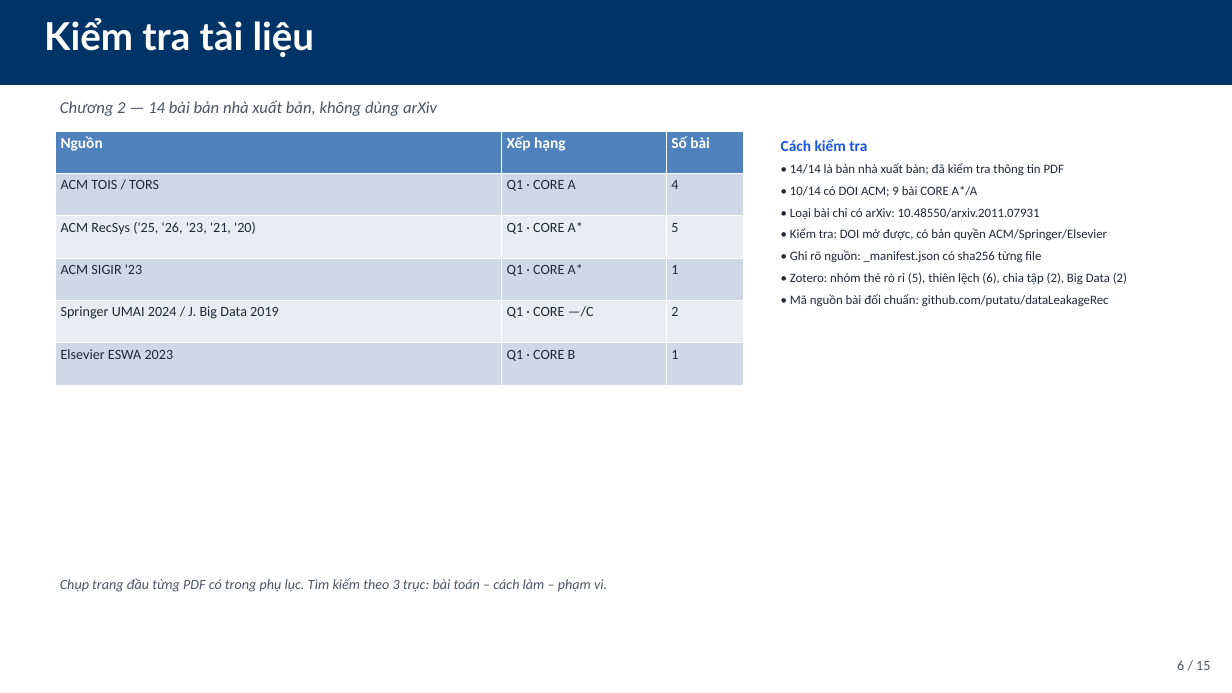
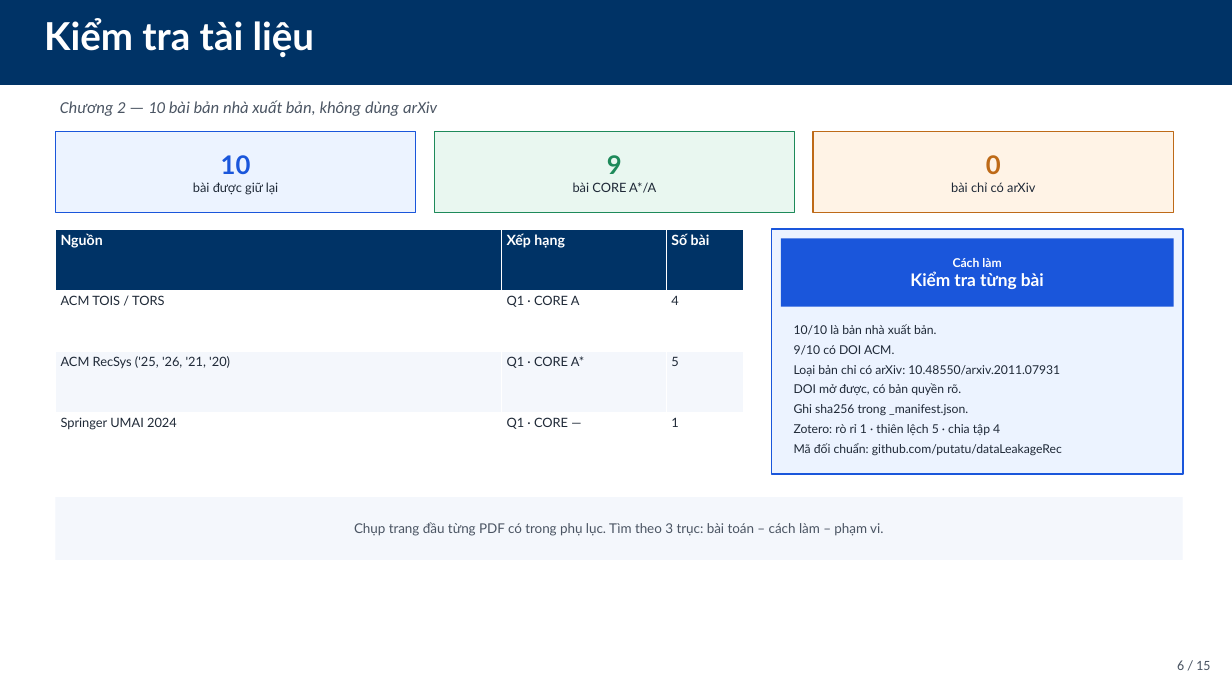
Before and after one commit to StreetParkourZombie/Recommendation_System, a slide deck: slide 6 of docs/Project/Main/Presentation/Slides/PPNCKH_DeCuong_15slides.pptx. Drawn at 1232x693 pixels with LibreOffice and Linux fonts; fonts in the diff are those of the drawing. Boxes give left, top, right and bottom in pixels: in the first picture for what was removed or moved away, otherwise in the second. Text is boxed around its words. In the diff, an @@ line names an element or a change of style, - is before the commit and + after.

```diff
--- a/docs/Project/Main/Presentation/Slides/PPNCKH_DeCuong_15slides.pptx
+++ b/docs/Project/Main/Presentation/Slides/PPNCKH_DeCuong_15slides.pptx
@@ text at <box>60,100,437,116</box>: text changed @@
-Chương 2 — 14 bài bản nhà xuất bản, không dùng arXiv
+Chương 2 — 10 bài bản nhà xuất bản, không dùng arXiv
@@ rounded rectangle added at <box>55,131,416,213</box>, fill #ECF3FF, outline #1A56DB 1 pt @@
@@ rounded rectangle added at <box>434,131,795,213</box>, fill #E9F7F0, outline #1E8A5A 1 pt @@
@@ rounded rectangle added at <box>813,131,1174,213</box>, fill #FFF3E6, outline #BE6A18 1 pt @@
@@ text added at <box>193,155,278,195</box>, 10 pt, text #1F2937 @@
+10
+bài được giữ lại
@@ text added at <box>573,155,656,193</box>, 10 pt, text #1F2937 @@
+9
+bài CORE A*/A
@@ text added at <box>951,155,1035,192</box>, 10 pt, text #1F2937 @@
+0
+bài chỉ có arXiv
@@ table at <box>55,229,744,474</box> @@
-row 3: ACM RecSys ('25, '26, '23, '21, '20) | Q1 · CORE A* | 5
-row 4: ACM SIGIR '23 | Q1 · CORE A* | 1
-row 5: Springer UMAI 2024 / J. Big Data 2019 | Q1 · CORE —/C | 2
-row 6: Elsevier ESWA 2023 | Q1 · CORE B | 1
+row 3: ACM RecSys ('25, '26, '21, '20) | Q1 · CORE A* | 5
+row 4: Springer UMAI 2024 | Q1 · CORE — | 1
@@ table: place and size @@
-table at <box>55,131,744,385</box>
+table at <box>55,229,744,474</box>
@@ rounded rectangle added at <box>772,229,1183,474</box>, fill #ECF3FF, outline #1A56DB 1.25 pt @@
@@ rounded rectangle added at <box>781,238,1174,307</box>, fill #1A56DB, 13.5 pt, text #FFFFFF, bold @@
+Cách làm
+Kiểm tra từng bài
@@ text at <box>794,324,1062,455</box>: text changed; size 10 to 9.5 pt; font Calibri to Lato @@
-Cách kiểm tra
-• 14/14 là bản nhà xuất bản; đã kiểm tra thông tin PDF
-• 10/14 có DOI ACM; 9 bài CORE A*/A
-• Loại bài chỉ có arXiv: 10.48550/arxiv.2011.07931
-• Kiểm tra: DOI mở được, có bản quyền ACM/Springer/Elsevier
-• Ghi rõ nguồn: _manifest.json có sha256 từng file
-• Zotero: nhóm thẻ rò rỉ (5), thiên lệch (6), chia tập (2), Big Data (2)
-• Mã nguồn bài đối chuẩn: github.com/putatu/dataLeakageRec
+10/10 là bản nhà xuất bản.
+9/10 có DOI ACM.
+Loại bản chỉ có arXiv: 10.48550/arxiv.2011.07931
+DOI mở được, có bản quyền rõ.
+Ghi sha256 trong _manifest.json.
+Zotero: rò rỉ 1 · thiên lệch 5 · chia tập 4
+Mã đối chuẩn: github.com/putatu/dataLeakageRec
@@ rounded rectangle "Chụp trang đầu từng PDF ...": place and size @@
-rounded rectangle "Chụp trang đầu từng PDF ..." at <box>60,578,607,592</box>
+rounded rectangle "Chụp trang đầu từng PDF ..." at <box>55,497,1183,560</box>
@@ rounded rectangle "Chụp trang đầu từng PDF ..." at <box>55,497,1183,560</box>: vertical alignment top to middle; fill none to #F4F7FC @@
@@ text in rounded rectangle at <box>354,522,883,536</box>: text changed; size 11 to 10.5 pt; font Calibri to Lato; italic off @@
-Chụp trang đầu từng PDF có trong phụ lục. Tìm kiếm theo 3 trục: bài toán – cách làm – phạm vi.
+Chụp trang đầu từng PDF có trong phụ lục. Tìm theo 3 trục: bài toán – cách làm – phạm vi.
```
Also in this commit, not shown: 13 other slides changed, 35 other files.
